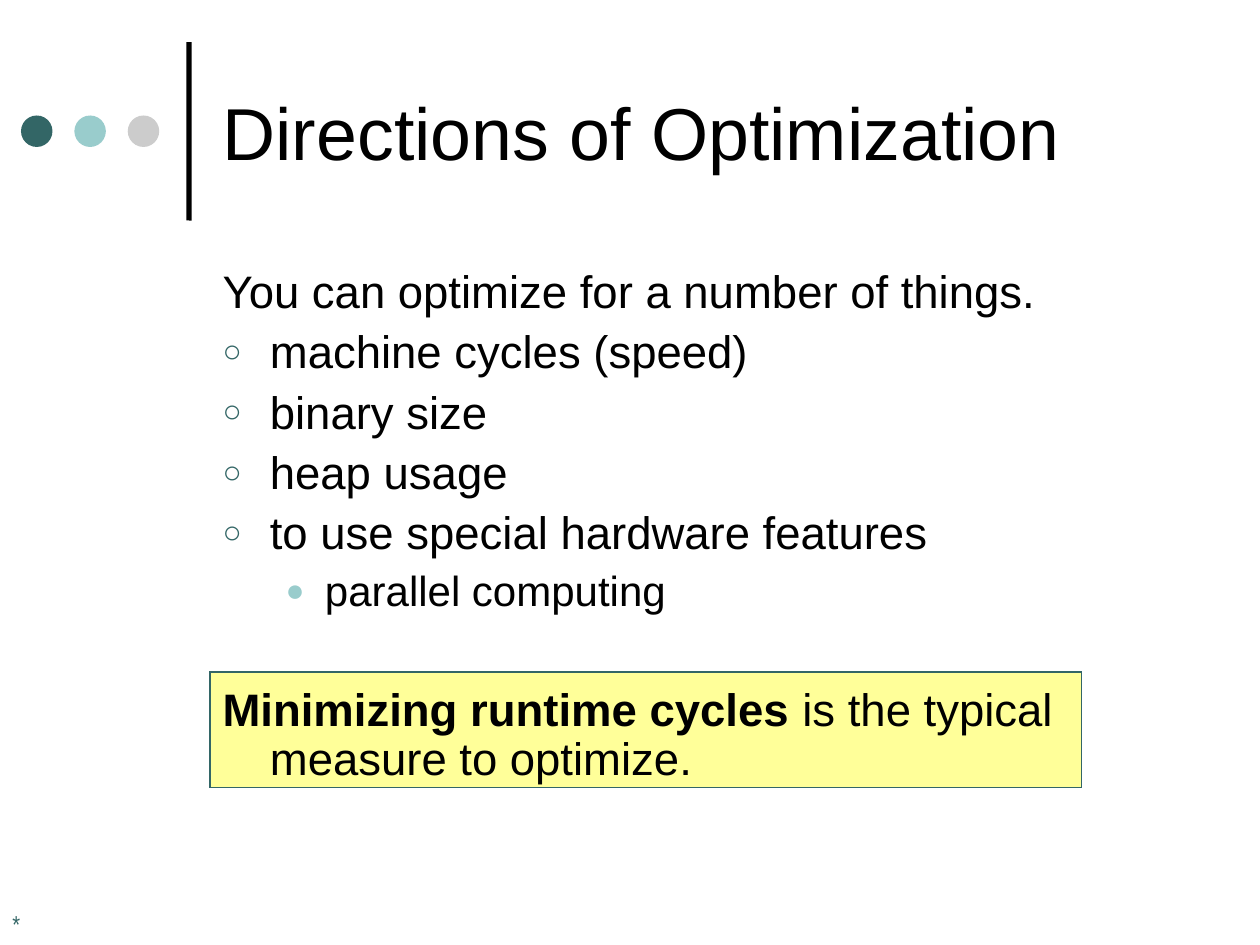
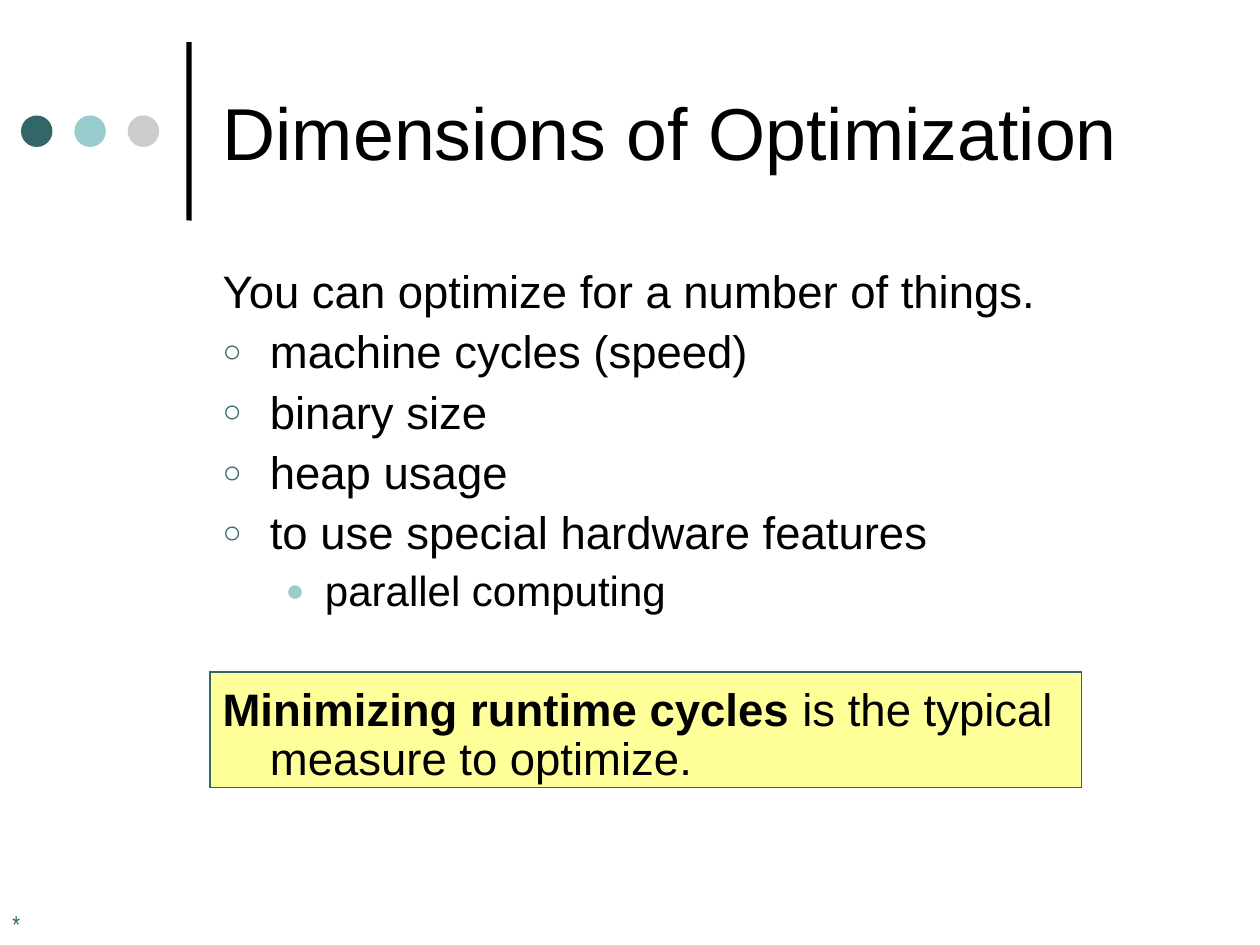
Before and after one commit to harrisonwl/harrisonwl.github.io, a slide deck: slide 4 of assets/courses/compilers/spring2017/slides/Optimizations I.ppt. Drawn at 1260x945 pixels with LibreOffice and Linux fonts; fonts in the diff are those of the drawing. Boxes give left, top, right and bottom in pixels: in the first picture for what was removed or moved away, otherwise in the second. Text is boxed around its words. In the diff, an @@ line names an element or a change of style, - is before the commit and + after.

```diff
--- a/assets/courses/compilers/spring2017/slides/Optimizations I.ppt
+++ b/assets/courses/compilers/spring2017/slides/Optimizations I.ppt
@@ title at [223, 106, 1117, 174]: text changed @@
-Directions of Optimization
+Dimensions of Optimization
```
Also in this commit, not shown: 18 other slides changed, 6 other files.
